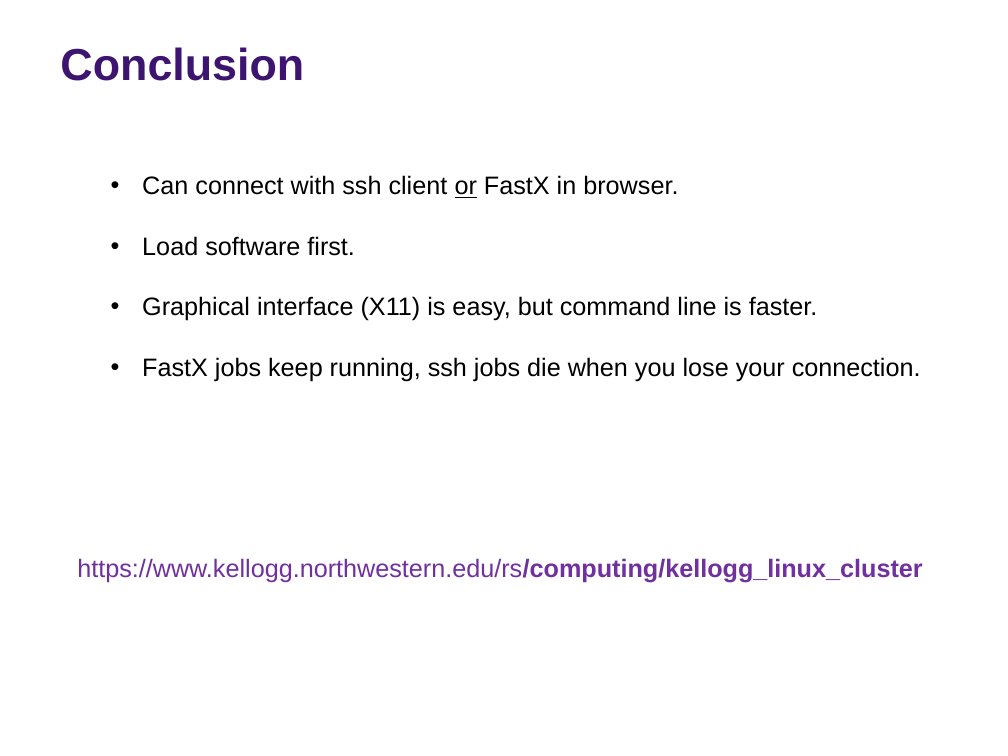
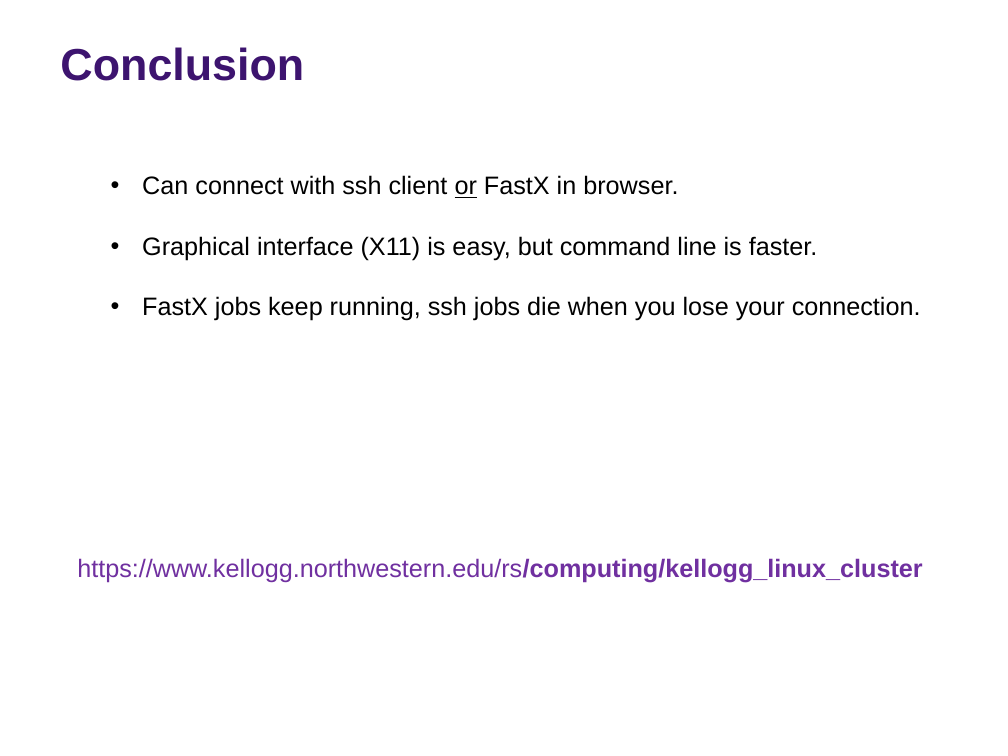
Before and after one commit to rs-kellogg/empirical-workshop-2020, a slide deck: slide 4 of 1-klc/2020 - Intro and KLC.pptx. Drawn at 1008x756 pixels with LibreOffice and Linux fonts; fonts in the diff are those of the drawing; background and template pictures are left out. Boxes give left, top, right and bottom in pixels: in the first picture for what was removed or moved away, otherwise in the second. Text is boxed around its words. In the diff, an @@ line names an element or a change of style, - is before the commit and + after.

Commit message:
Add files via upload
Final version of the week 1 KLC slide

```diff
--- a/1-klc/2020 - Intro and KLC.pptx
+++ b/1-klc/2020 - Intro and KLC.pptx
@@ text at (142, 236, 355, 256): paragraph removed @@
-  • Load software first.
```
